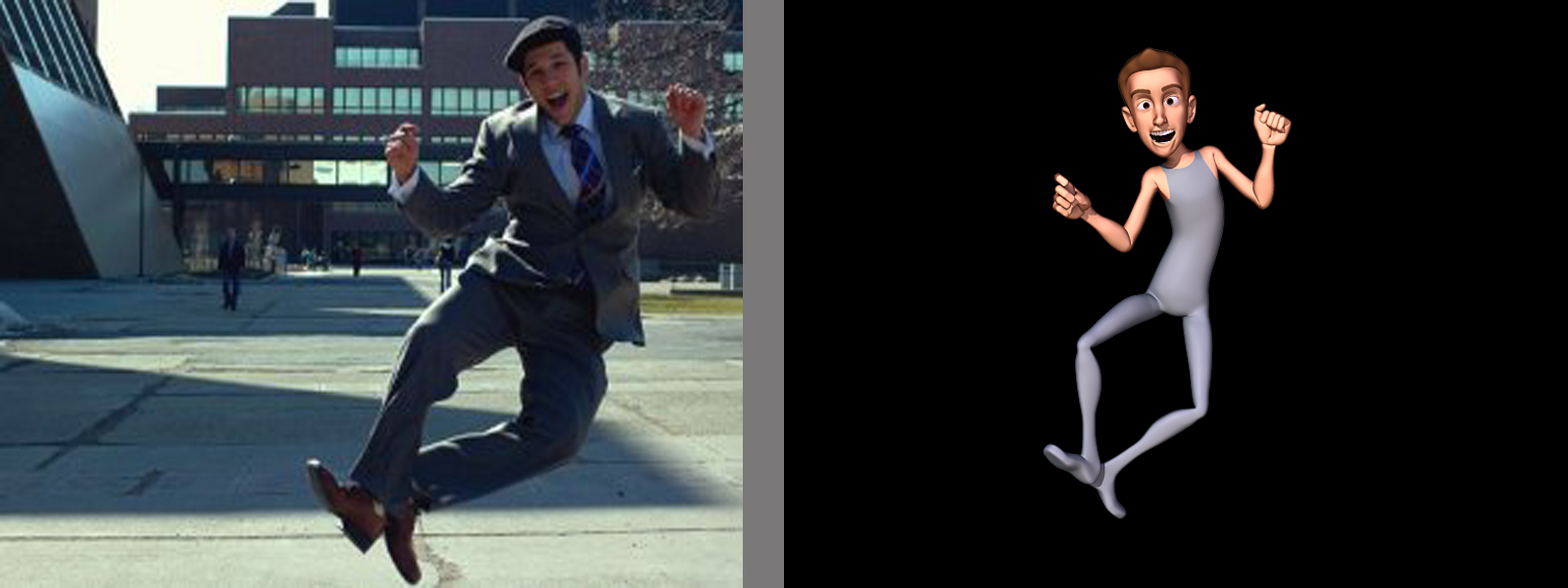
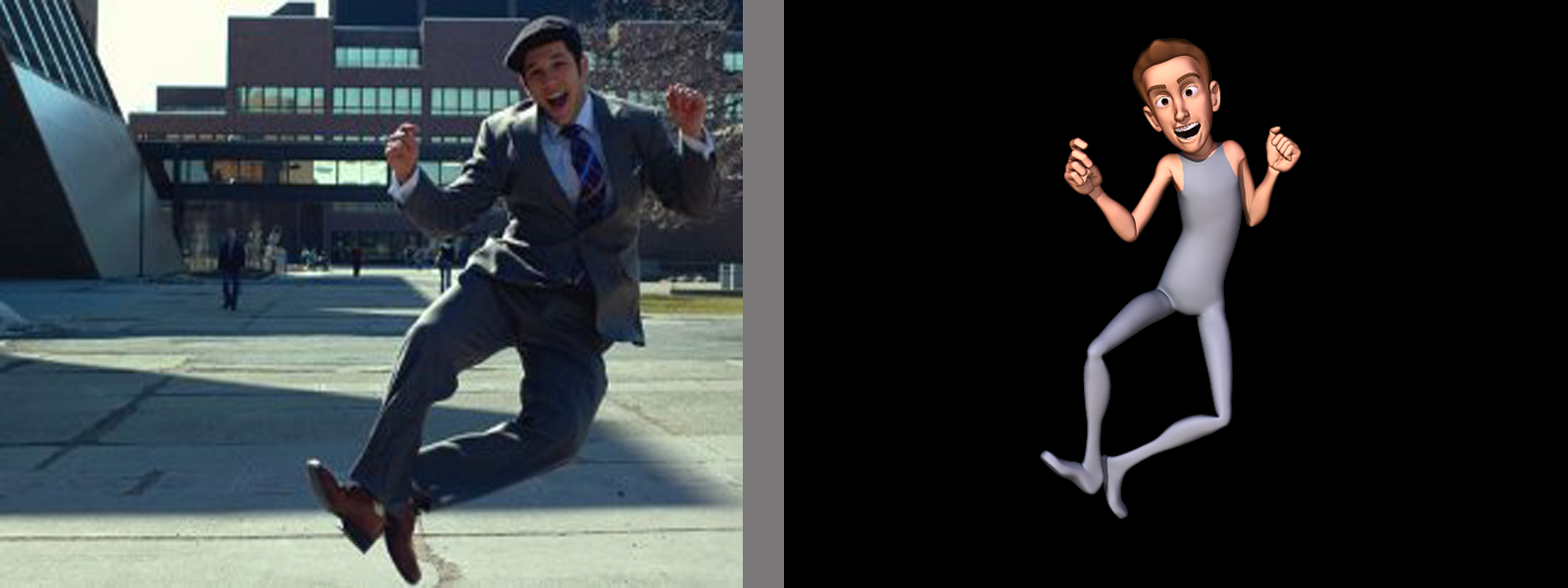
Layered file, before and after one edit (1568 x 588). Changes by layer:
painted on "MejoraDeCuerpo" over [1039, 38, 1302, 520]
